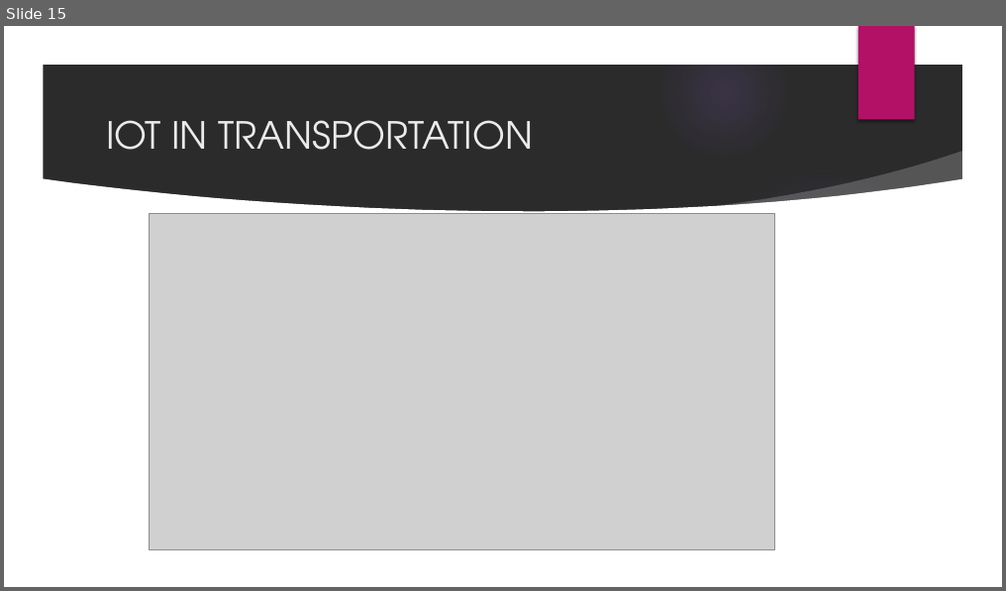
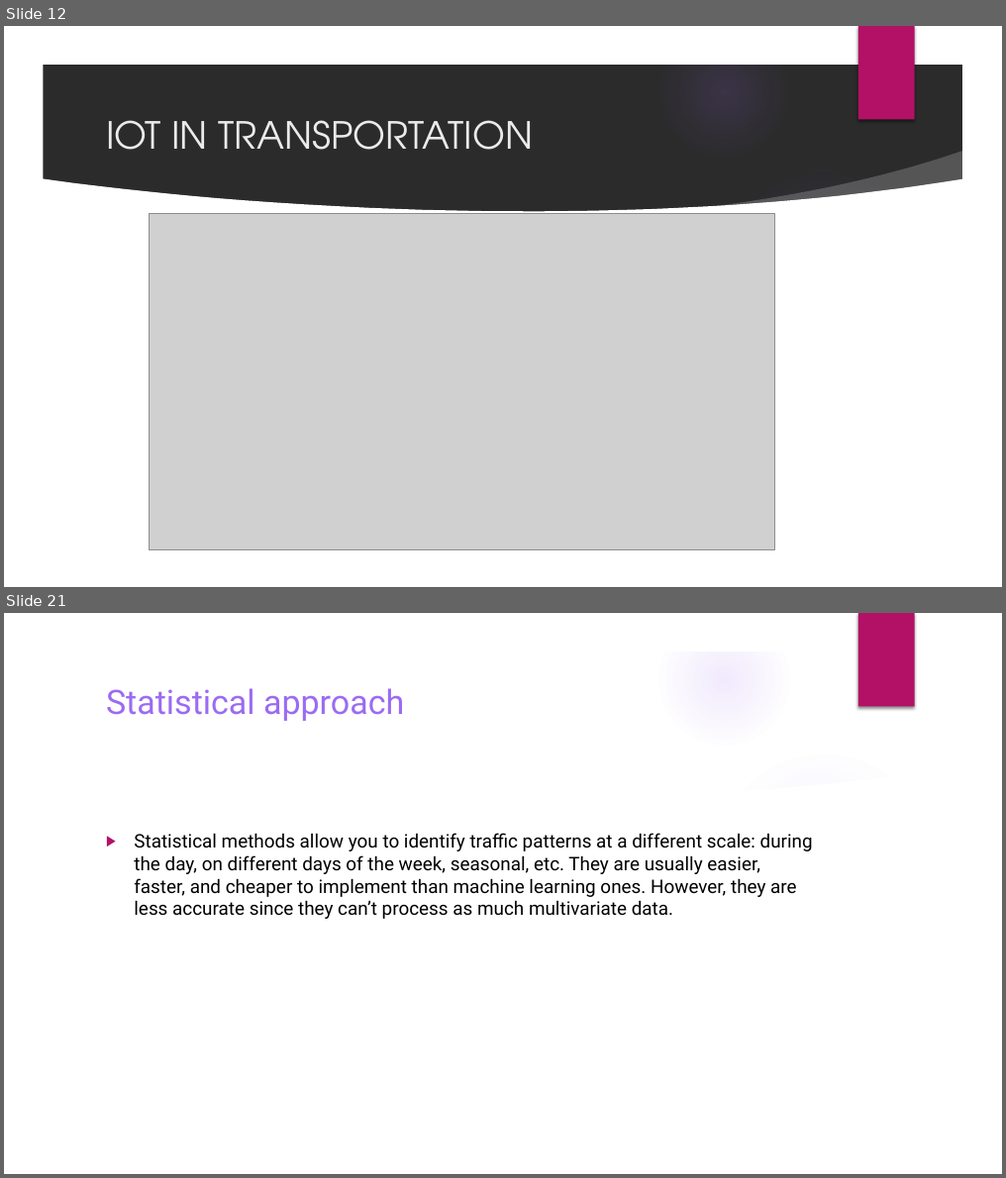
Before and after one commit to Kani-mozhi3/IOT-project, a slide deck: IOT project.pptx. Shown one above the other, each under a label of ours: slide 15 before the commit, slides 12 and 21 after it; the slides between them are not shown. The pictures are 1006x591 and 1006x1178 pixels, drawn with LibreOffice and Linux fonts; fonts in the diff are those of the drawing; grey boxes stand for pictures; background and template pictures are left out; a plain dark background stands for a picture behind light text. Boxes give left, top, right and bottom in pixels: in the first picture for what was removed or moved away, otherwise in the second. Text is boxed around its words. In the diff, an @@ line names an element or a change of style, - is before the commit and + after.

```diff
--- a/IOT project.pptx
+++ b/IOT project.pptx
@@ slide 21 added at bbox=[4, 613, 1002, 1174], background picture (left out); not listed: 9 template elements that a slide beside it also shows @@
@@ title added at bbox=[106, 688, 404, 721], 32.4 pt, text #9B6BF2 @@
+Statistical approach
@@ text added at bbox=[134, 833, 813, 919], 18 pt, text #000000 @@
+▶ Statistical methods allow you to identify traffic patterns at a different scale: during the day, on different days of the week, seasonal, etc. They are usually easier, faster, and cheaper to implement than machine learning ones. However, they are less accurate since they can’t process as much multivariate data.
@@ what was slide 15 is now slide 12 @@
```
Also in this commit, not shown: 6 slides changed, 36 other slides added, 3 slides removed.
